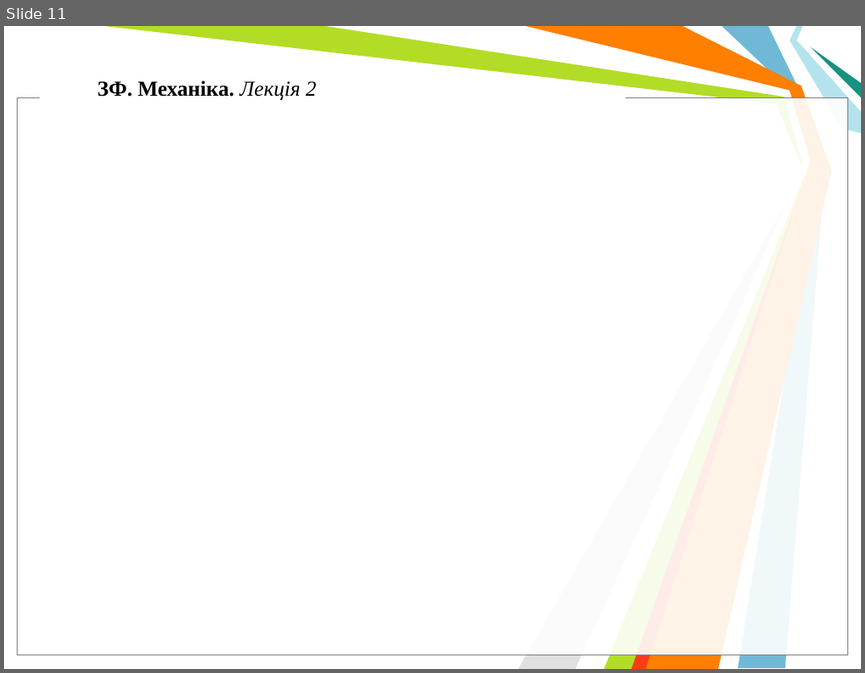
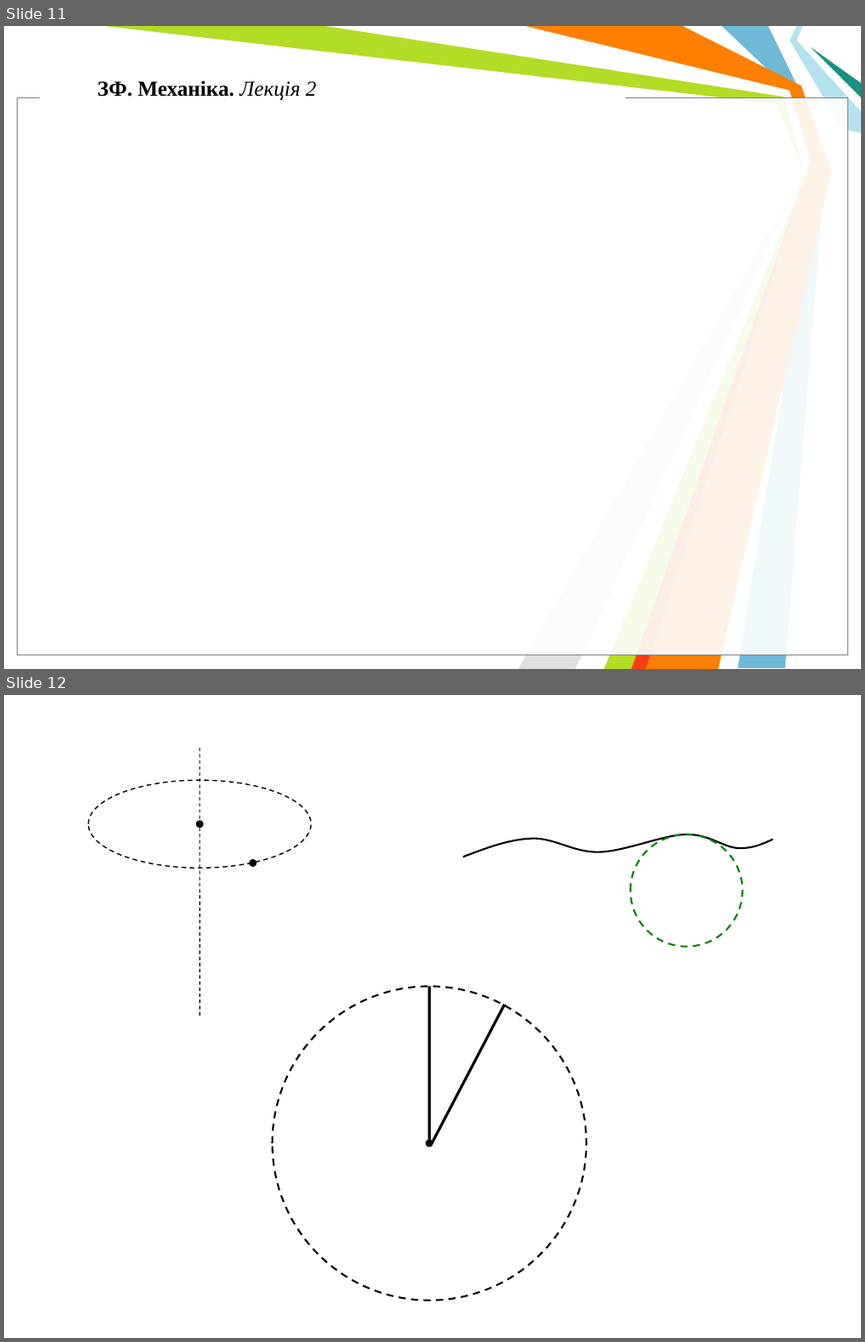
Before and after one commit to l432/NMK, a slide deck: Lecture/Mechanics/KTP.ppt. Shown one above the other, each under a label of ours: slide 11 before the commit, slides 11 and 12 after it. The pictures are 865x673 and 865x1342 pixels, drawn with LibreOffice and Linux fonts; fonts in the diff are those of the drawing; background and template pictures are left out. Boxes give left, top, right and bottom in pixels: in the first picture for what was removed or moved away, otherwise in the second. Text is boxed around its words. In the diff, an @@ line names an element or a change of style, - is before the commit and + after.

```diff
--- a/Lecture/Mechanics/KTP.ppt
+++ b/Lecture/Mechanics/KTP.ppt
@@ slide 12 added at (4,695,861,1338), background #FFFFFF @@
@@ freeform shape added at (463,834,773,857), outline #000000 1.5 pt @@
@@ ellipse added at (630,834,743,947), outline #008000 1.5 pt dashed @@
@@ group added at (88,748,311,1016): 3 ellipses, 1 line @@
@@ group added at (273,987,585,1300): 2 ellipses, 2 lines @@
```
Also in this commit, not shown: 1 other slide added, 1 slide removed, 1 other file.
